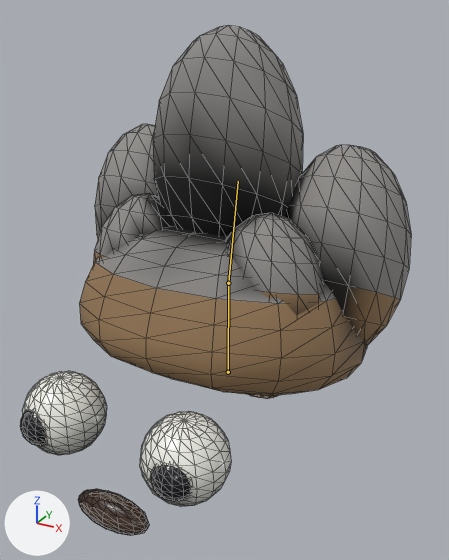
One commit to the glTF model public/models/kodamagumo.glb: the scene before it, then after it.
Camera for both pictures: a 50 mm lens placed at (0.278, -0.514, 0.49), pointed at (0.014, -0.034, 0.249). Lighting does not change. The marker at lower left points along +X, +Y and +Z. The picture after the commit comes second. Both versions are drawn at frame 10 of the action 'attack'; the numbers are the values there. The bones that change, and the others that lie on the model, are drawn over the model as lines. Mesh edges are drawn as thin lines.

In view in the first picture: 'kodamagumo'.
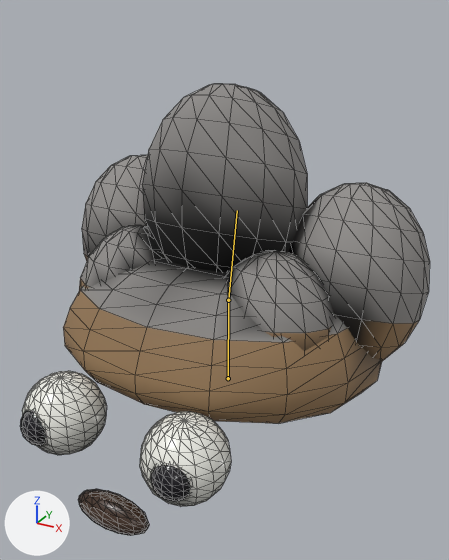
Boxes (x1, y1, x2, y2) around the edits, measured in the pictures (449 x 560 px):
'kodamagumo', posed (11% shorter): before (20, 26, 411, 536); after (20, 84, 430, 536)
bone 'base-mid', root to tip: before (228, 372) to (228, 283); after (228, 378) to (228, 300)
bone 'mid-top', root to tip: before (228, 283) to (238, 181); after (228, 300) to (237, 210)

The change in detail:
Bone 'base-mid' (bone_base_mid) moves from (0.0, 0.058, 0.0) to (0.0, 0.05, 0.0).
Bone 'base-mid' (bone_base_mid) is rescaled from (0.81, 1.34, 0.81) to (0.9, 1.19, 0.9).
Bone 'mid-top' (bone_mid_top) turns from (-17, 0, 0) to (-14, 0, 0) degrees about its own x, y and z.
